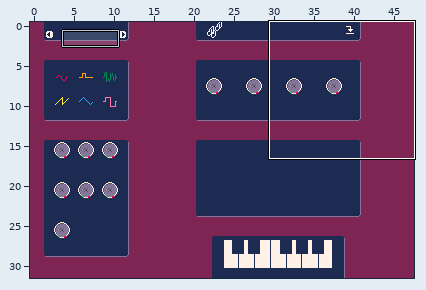
Level history. LDtk project: tiny-cli/src/main/resources/sfx/editor.ldtk. The picture above shows the old version from afar; the outline marks the close-up.
Close-up. Before the edit:
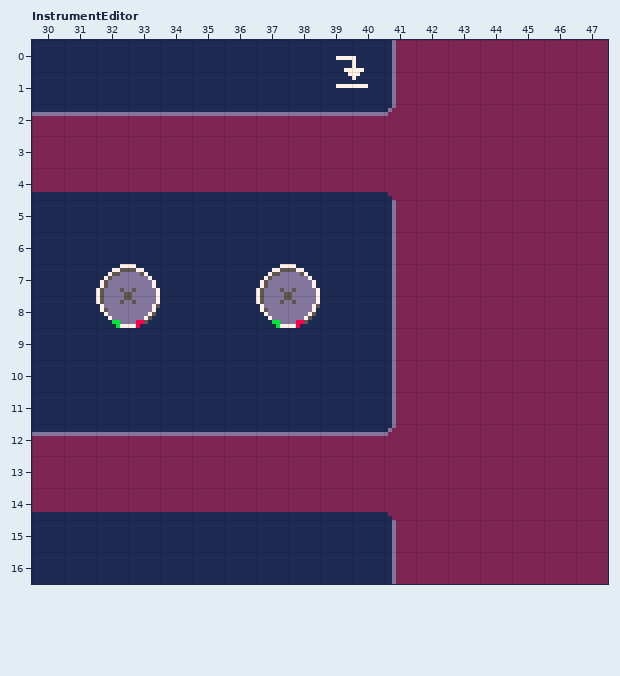
Cells are 8x8 px. Shown: InstrumentEditor x 30..47, y 0..16. The commit also changed other parts of the map, which this record leaves out.
Now the later version:
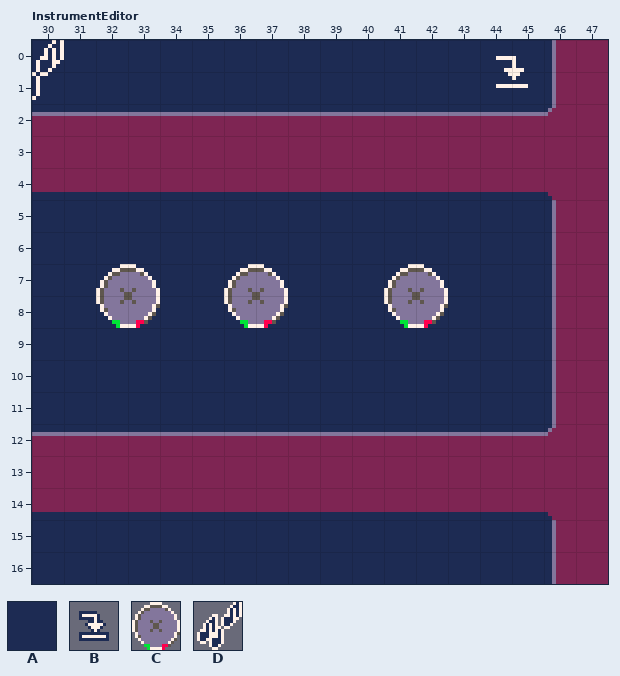
Key: from "IntGrid": A 1; from "Sfx": B 134, C 256, D 578.
_ is an empty cell.
Objects are placed by their top-left corner, in cells (3,4 is the top-left corner of cell 3,4); size is 1x1 cell unless given.
What changed:
Layer "IntGrid":
y 0..2: x 42..46 _____ -> AAAAA
y 4..12: x 42..46 _____ -> AAAAA
y 14..16: x 42..46 _____ -> AAAAA
Layer "Entities":
changed: C "Knob" at 37,7 size 2x2 -> C "Knob" at 41,7 size 2x2
changed: outside this view -> D "EditorMode" at 29,0 size 2x2
changed: B "Button" at 39,0 size 2x2 -> B "Button" at 44,0 size 2x2
added: C "Knob" at 36,7 size 2x2
